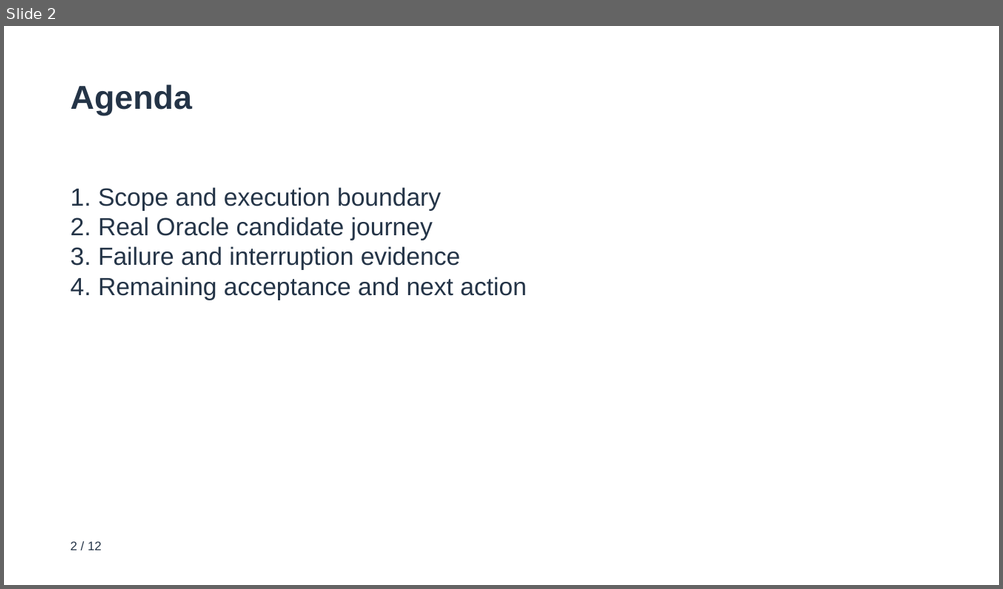
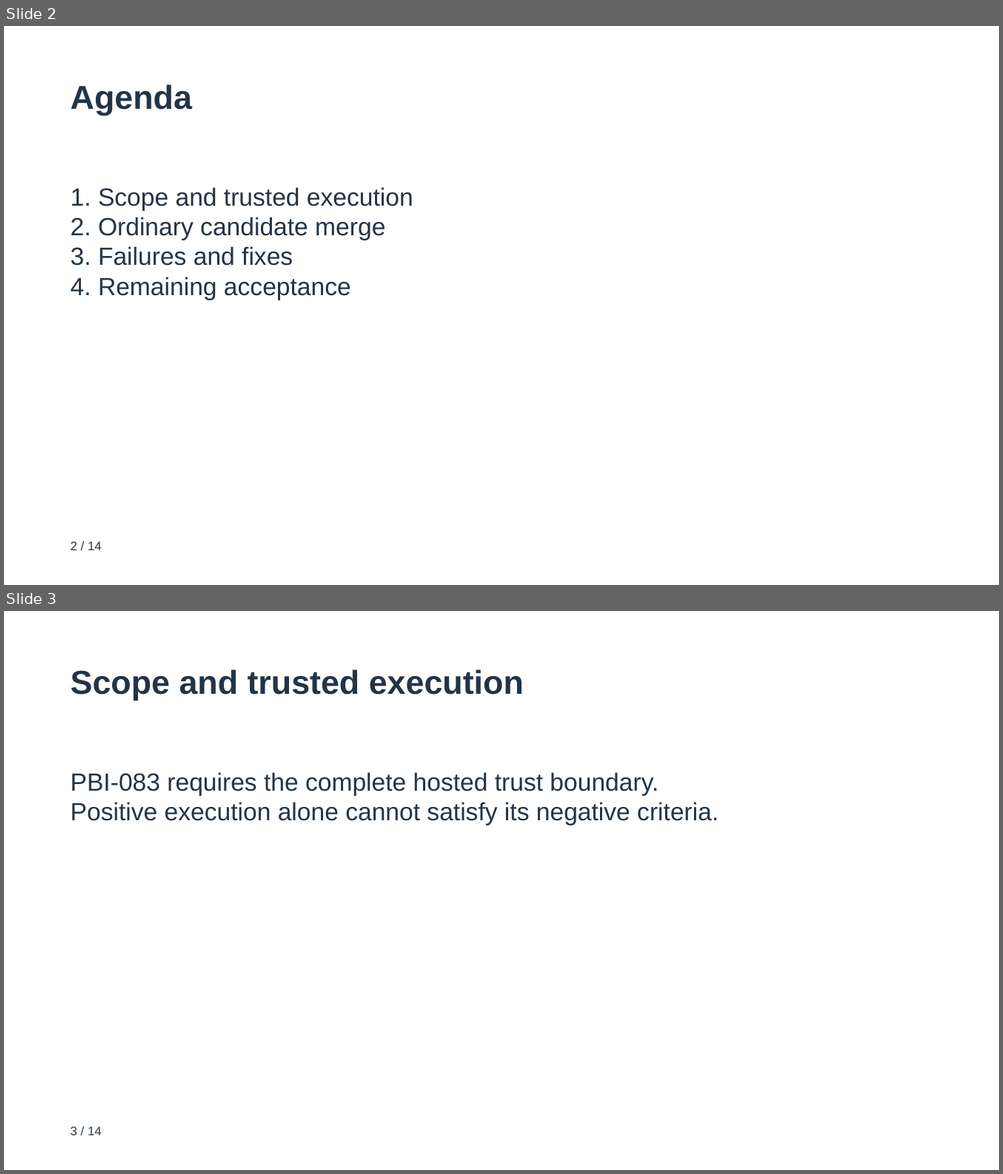
Before and after one commit to rstyczynski/APEX_CICD, a slide deck: progress/E.15/sprint_E.15_increment_demo.pptx. Shown one above the other, each under a label of ours: slide 2 before the commit, slides 2 and 3 after it. The pictures are 1003x589 and 1003x1174 pixels, drawn with LibreOffice and Linux fonts; fonts in the diff are those of the drawing. Boxes give left, top, right and bottom in pixels: in the first picture for what was removed or moved away, otherwise in the second. Text is boxed around its words. In the diff, an @@ line names an element or a change of style, - is before the commit and + after.

Commit message:
docs(E.15): reconcile verified merge, freshness and open isolation criteria

```diff
--- a/progress/E.15/sprint_E.15_increment_demo.pptx
+++ b/progress/E.15/sprint_E.15_increment_demo.pptx
@@ slide 3 added at (4,611,999,1170), background #FFFFFF @@
@@ text added at (71,669,523,701), 32 pt, text #243447, bold @@
+Scope and trusted execution
@@ text added at (71,772,718,826), 24 pt, text #243447 @@
+PBI-083 requires the complete hosted trust boundary.
+Positive execution alone cannot satisfy its negative criteria.
@@ text added at (71,1127,102,1136), 12 pt, text #243447 @@
+3 / 14
@@ slide 2 changed as well @@
@@ text at (71,187,413,301): text changed @@
-1. Scope and execution boundary
-2. Real Oracle candidate journey
-3. Failure and interruption evidence
-4. Remaining acceptance and next action
+1. Scope and trusted execution
+2. Ordinary candidate merge
+3. Failures and fixes
+4. Remaining acceptance
@@ text at (71,542,102,551): text changed @@
-2 / 12
+2 / 14
```
Also in this commit, not shown: 8 other slides changed, 4 other slides added, 3 slides removed, 50 other files.
